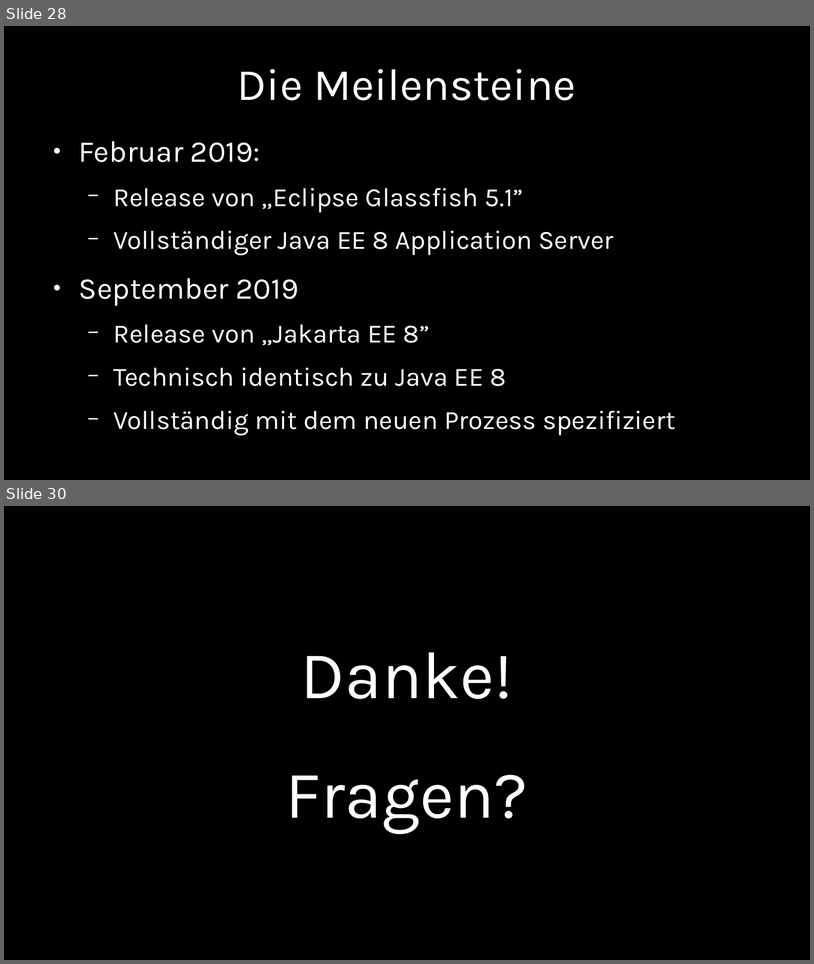
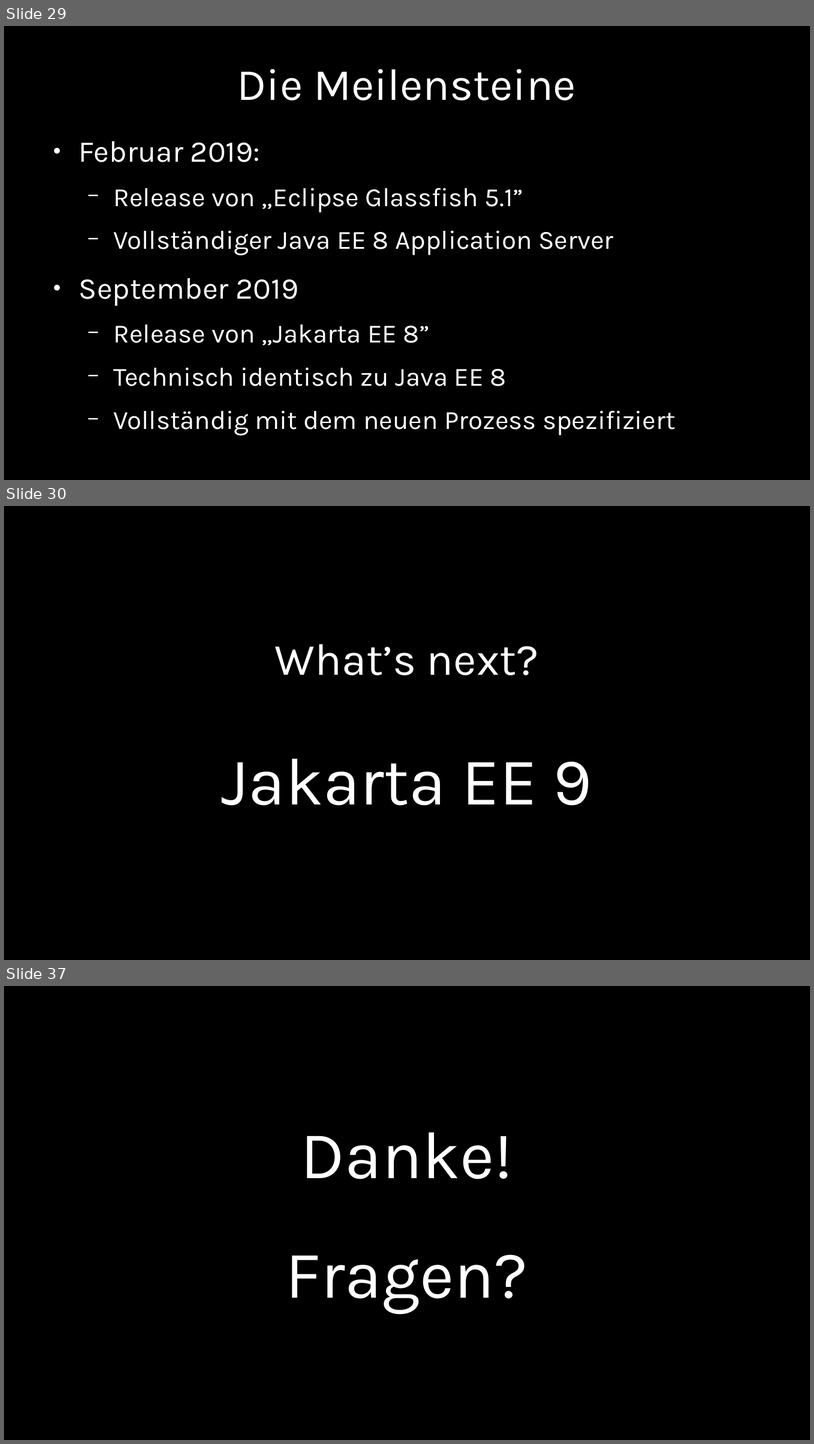
Before and after one commit to chkal/talks, a slide deck: 2019-11-jvmcon-jakarta-ee/JakartaEE.odp. Shown one above the other, each under a label of ours: slides 28 and 30 before the commit, slides 29, 30 and 37 after it; the slides between them are not shown. The pictures are 814x964 and 814x1444 pixels, drawn with LibreOffice and Linux fonts; fonts in the diff are those of the drawing. Boxes give left, top, right and bottom in pixels: in the first picture for what was removed or moved away, otherwise in the second. Text is boxed around its words. In the diff, an @@ line names an element or a change of style, - is before the commit and + after.

```diff
--- a/2019-11-jvmcon-jakarta-ee/JakartaEE.odp
+++ b/2019-11-jvmcon-jakarta-ee/JakartaEE.odp
@@ slide 30 added at [4,506,810,960], background #000000 @@
@@ subtitle added at [222,644,593,805], 44 pt, text #FFFFFF @@
+What’s next?
+Jakarta EE 9
@@ what was slide 28 is now slide 29 @@
@@ what was slide 30 is now slide 37 @@
```
Also in this commit, not shown: 3 slides changed, 7 other slides added, 1 slide removed, 1 other file.
